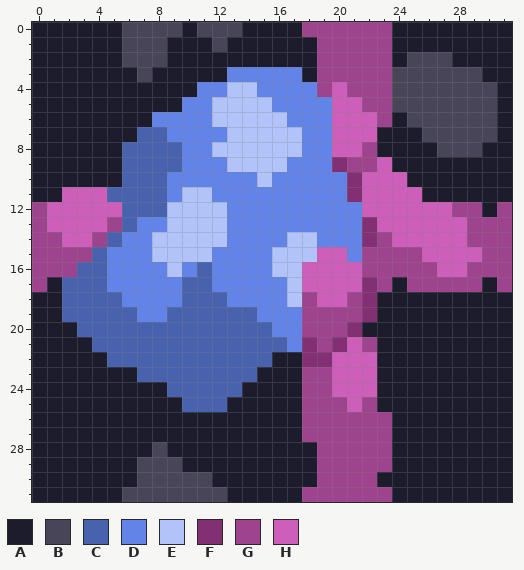
A pixel-art sprite gets an edit: assets/sprites/blocks/environment/Kallistea/eadstal-biome/fenspor-strands-floor4.png. The picture above was drawn from the file before the commit.
The file is 32x32 pixels.
Palette (. is transparent): A #1d1c2c  B #474557  C #4862ae  D #6284e8  E #b1c3f8  F #832f74  G #9e438e  H #cd5fba
Pixels before, first column x 0:
 0 AAAAAABBBBABBBAAAAGGGGGGAAAAAAAA
 1 AAAAAABBBAAABAAAAAAGGGGGAAAAAAAA
 2 AAAAAABBBAAAAAAAAAAGGGGGABBBAAAA
 3 AAAAAAABAAAAADDDDDAGGGGGBBBBBBAA
 4 AAAAAAAAAAADDEEDDDDGHGGGBBBBBBBA
 5 AAAAAAAAAADDEEEEDDDDHHGGBBBBBBBA
 6 AAAAAAAADDDDEEEEEDDDHHHGABBBBBBA
 7 AAAAAAACCDDDDEEEEEDDHHHAAABBBBBA
 8 AAAAAACCCCDDEEEEEEDDHHGAAAABBBAA
 9 AAAAAACCCCDDDEEEEDDDFGGHAAAAAAAA
10 AAAAAACCCDDDDDDEDDDDDFHHHAAAAAAA
11 AAHHHCCCCDEEDDDDDDDDDFHHHHAAAAAA
12 GHHHHHCCCEEEEDDDDDDDDDHHHHHHGGAG
13 GHHHHGCDDEEEEDDDDDDDDDFHHHHHHGGG
14 GGHHGCDDEEEEEDDDDEEDDDFGHHHHHGGG
15 GGGGCDDDEEEEDDDDEEEHHDGGGGHHHHGG
16 GGGCCDDDDEDCDDDDEEHHHHGGGGGHHGGG
17 GACCCDDDDDCCDDDDDEHHHHFGAGGGGGAG
18 AACCCCDDDDCCCDDDDEGHHGFAAAAAAAAA
19 AACCCCCDDCCCCCCDDDGGGGFAAAAAAAAA
20 AAACCCCCCCCCCCCCDDGGGFAAAAAAAAAA
21 AAAACCCCCCCCCCCCCDFGFHGAAAAAAAAA
22 AAAAACCCCCCCCCCCAAFFHHHAAAAAAAAA
23 AAAAAAACCCCCCCCAAAGGHHHAAAAAAAAA
24 AAAAAAAAACCCCCAAAAGGHHHAAAAAAAAA
25 AAAAAAAAAACCCAAAAAGGGHGAAAAAAAAA
26 AAAAAAAAAAAAAAAAAAGGGGGGAAAAAAAA
27 AAAAAAAAAAAAAAAAAAGGGGGGAAAAAAAA
28 AAAAAAAABAAAAAAAAAAGGGGGAAAAAAAA
29 AAAAAAABBBAAAAAAAAAGGGGGAAAAAAAA
30 AAAAAAABBBBBAAAAAAAGGGGAAAAAAAAA
31 AAAAAABBBBBBBAAAAAGGGGGGAAAAAAAA
The result:
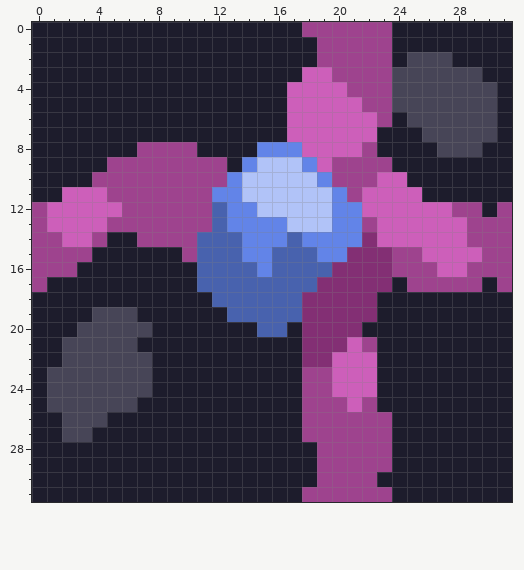
Commit message: Maybe it;s gonna be fixed now? Fenspor-strands-floor
Diff:
Changed rows in their new state; - is an unchanged pixel.
first column x 1:
 0 -----AAAA-AAA----------
 1 -----AAA---A-----------
 2 -----AAA---------------
 3 ------A-----AAAAAHH----
 4 ----------AAAAAAHHH----
 5 ---------AAAAAAAHHH----
 6 -------AAAAAAAAAHHH----
 7 ------AAAAAAAAAAHHH----
 8 -----AGGGGAAAADDDHH----
 9 ----GGGGGGGGAD--E-HG--G
10 ---GGGGGGGGG-E-EEE-GGG-
11 ----GGGGGGG--EEEEEE-G--
12 -----GGGGGGC--EEEEE----
13 -----GGGGGGC----EEE--G-
14 ----AAGGGGCCC---CD----H
15 ---AAAAAAGCCC--CCCDDFFF
16 --AAAAAAAA-CCC-CCCCFFFF
17 -AAAAAAAAA-CCCCCCCFFF-F
18 -AAAAAAAAAA-CCCCCFFFF--
19 -AABBBAAAAAA--CCCFFFF--
20 --BBBBBAAAAAAA-CAFFF---
21 -BBBBBAAAAAAAAAAA-F----
22 -BBBBBBAAAAAAAA--------
23 BBBBBBBAAAAAAA---------
24 BBBBBBB-AAAAA----------
25 BBBBBB---AAA-----------
26 -BBB-------------------
27 -BB--------------------
28 -------A---------------
29 ------AAA--------------
30 ------AAAAA------------
31 -----AAAAAAA-----------
